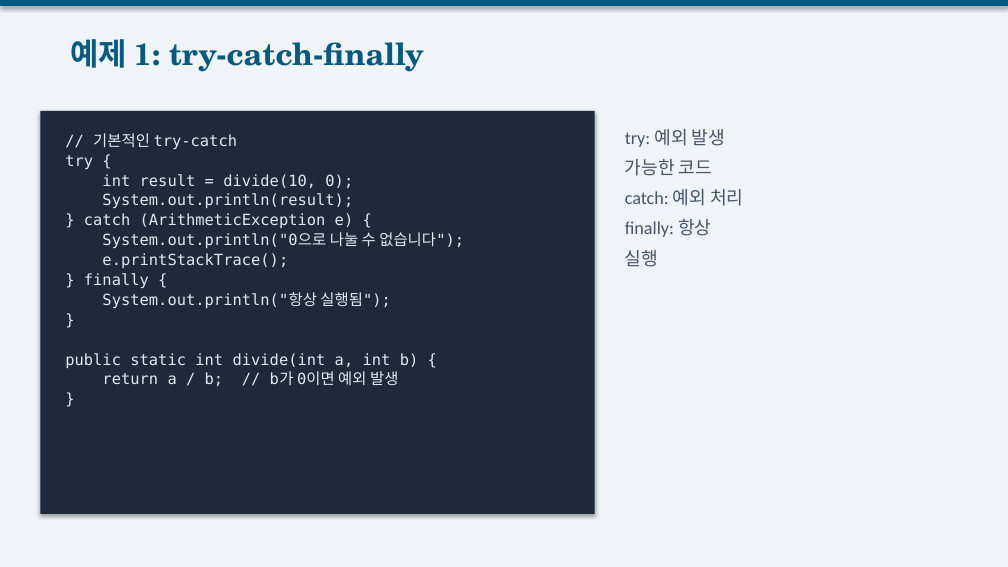
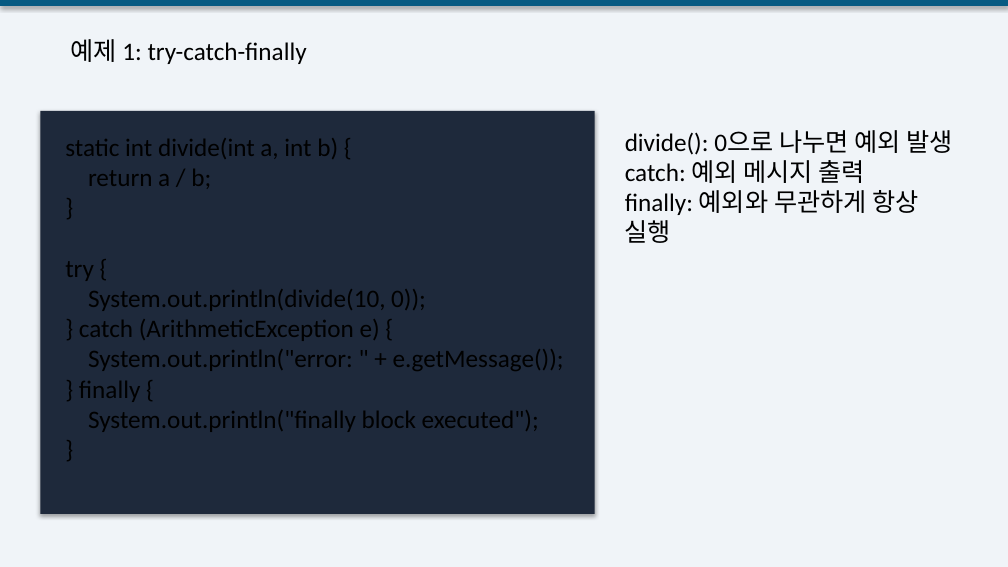
Before and after one commit to gbox3d/java_study, a slide deck: slide 4 of docs/Week05_ExceptionHandling.pptx. Drawn at 1008x567 pixels with LibreOffice and Linux fonts; fonts in the diff are those of the drawing. Boxes give left, top, right and bottom in pixels: in the first picture for what was removed or moved away, otherwise in the second. Text is boxed around its words. In the diff, an @@ line names an element or a change of style, - is before the commit and + after.

```diff
--- a/docs/Week05_ExceptionHandling.pptx
+++ b/docs/Week05_ExceptionHandling.pptx
@@ text "예제 1: try-catch-finally" at (70, 39, 307, 64): size 22 to 18 pt, font TeX Gyre Schola to Calibri, text colour #065A82 to #000000, bold off @@
@@ text at (65, 138, 338, 189): text changed; size 11 to 18 pt; font DejaVu Sans Mono to Calibri; text colour #E2E8F0 to #000000 @@
-// 기본적인 try-catch
+static int divide(int a, int b) {
+return a / b;
+}
@@ text at (625, 130, 952, 243): text changed; size 13 to 18 pt; text colour #475569 to #000000 @@
-try: 예외 발생
-가능한 코드
-catch: 예외 처리
-finally: 항상
-실행
+divide(): 0으로 나누면 예외 발생
+catch: 예외 메시지 출력
+finally: 예외와 무관하게 항상 실행
@@ text at (65, 261, 380, 402): size 11 to 18 pt, font DejaVu Sans Mono to Calibri, text colour #E2E8F0 to #000000 in "try {", "} catch (ArithmeticException e) {", "} finally {", "}"; less space between paragraphs @@
@@ text at (88, 289, 426, 311): text changed; size 11 to 18 pt; font DejaVu Sans Mono to Calibri; text colour #E2E8F0 to #000000 @@
-int result = divide(10, 0);
-System.out.println(result);
+System.out.println(divide(10, 0));
@@ text at (65, 353, 419, 386): paragraphs removed @@
-public static int divide(int a, int b) {
-return a / b; // b가 0이면 예외 발생
-}
@@ text at (88, 349, 564, 371): text changed; size 11 to 18 pt; font DejaVu Sans Mono to Calibri; text colour #E2E8F0 to #000000 @@
-System.out.println("0으로 나눌 수 없습니다");
-e.printStackTrace();
+System.out.println("error: " + e.getMessage());
@@ text at (88, 410, 539, 432): text changed; size 11 to 18 pt; font DejaVu Sans Mono to Calibri; text colour #E2E8F0 to #000000 @@
-System.out.println("항상 실행됨");
+System.out.println("finally block executed");
```
Also in this commit, not shown: 10 other slides changed, 1 slide added, 1 slide removed, 16 other files.
